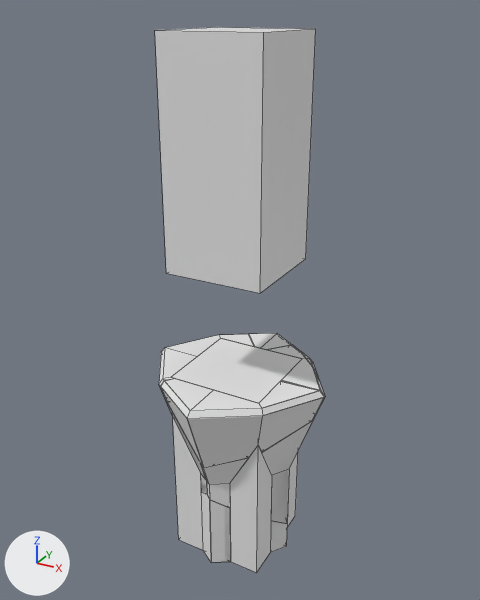
The Blender file Assets/Models/RoomObjects/Terminal/terminal.blend as it was, and as the next commit left it.
The view is the same before and after, from a camera (50 mm lens) standing at (1.66, -2.99, 3.13) and looking at (-0.01, 0.04, 1.62). The lights are fixed; the arrows at lower left show +X, +Y and +Z. The older version comes first. Mesh edges are drawn as thin lines on the coarser meshes. Objects named as collision shapes, trigger or cutter boxes, shadow casters or lower levels of detail are left out.

Names of what the first picture shows: 'Casing', 'Container', 'Energy', 'Struct_cell.003', 'Struct_cell.008', 'Struct_cell.012', 'Struct_cell.015' and 3 more.
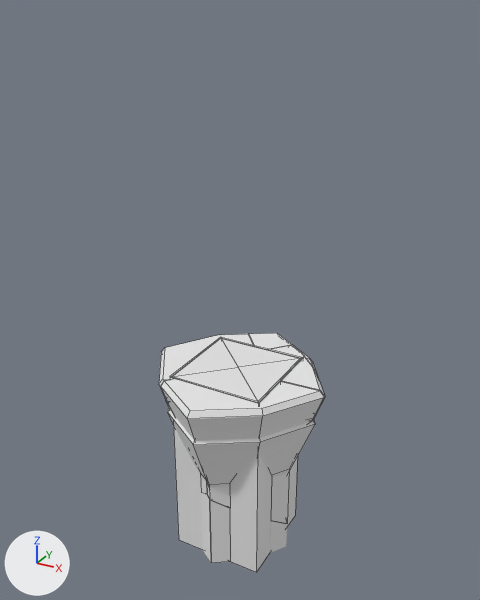
Where the newer file only moved an object's origin or applied its transform, the numbers keep the older frame.

Pixel boxes [x1, y1, x2, y2] of what changed, in the pictures (480 x 600 px):
'Energy', deleted: before [155, 27, 316, 293]
    faces in mat_energywalls (white #e7e7e7): [155, 29, 316, 293]
    faces in mat_energytop (white #e7e7e7): [170, 27, 305, 32]
'Container', reshaped, moved: before [171, 338, 302, 573]; after [173, 338, 300, 572]
'StoreFrame', now drawn: after [170, 337, 303, 404]
'Struct_cell', unchanged, uncovered by the edit: before [159, 385, 166, 400]; after [159, 334, 253, 401]

Edits to the bpy script that builds the scene:
```text
Change me_cube:
    used by ob_container; parent = ob_casing; location = (0.0, 0.0, 0.0)
    verts and faces of me_cube; kept vertices keep their numbers, new ones are numbered from 8
    before: 0 (-0.35, -0.35, 0.0) at pixel (178, 539), 1 (-0.35, -0.35, 2.0) at pixel (170, 377), 2 (-0.35, 0.35, 0.0), 3 (-0.35, 0.35, 2.0) at pixel (220, 338), 4 (0.35, -0.35, 0.0) at pixel (256, 572)
    before: 5 (0.35, -0.35, 2.0) at pixel (258, 403), 6 (0.35, 0.35, 0.0) at pixel (295, 515), 7 (0.35, 0.35, 2.0) at pixel (302, 358)
    remove me_cube.from_pydata(...)  # 8 vertices, 6 faces; spans x -0.35..0.35, y -0.35..0.35, z 0.0..2.0
    add me_cube.from_pydata(...)  # 13 vertices, 8 faces; spans x -0.28..0.28, y -0.28..0.28, z 0.39..1.59
    me_cube part 1
    add delete_vertices([*range(0, 8)])  # with the faces that use them
    add verts[8] = (-0.28, -0.28, 1.59)  # pixel (171, 377)
    add verts[9] = (-0.28, 0.28, 1.59)  # pixel (220, 338)
    add verts[10] = (-0.28, -0.28, 0.39)  # pixel (178, 539)
    add verts[11] = (-0.28, 0.28, 0.39)
    add verts[12] = (-0.28, -0.28, 1.59)  # pixel (171, 376)
    add verts[13] = (-0.28, 0.28, 1.59)  # pixel (220, 337)
    add for new, old in zip([*range(14, 20)], [*range(8, 14)]): verts[new] = verts[old] + (0.56, 0.0, 0.0)
    add verts[20] = (0.0, 0.0, 1.59)  # pixel (238, 367)
    add faces += [(8, 9, 11, 10), (9, 15, 17, 11), (14, 16, 17, 15), (8, 10, 16, 14), (12, 20, 13), (13, 20, 19)]
    add faces += [(18, 19, 20), (12, 18, 20)]
    add me_cube.materials.append(mat_energywalls)  # white #e7e7e7
Change ob_container:
    remove ob_container.parent = ob_casing
    remove ob_container.matrix_parent_inverse = Matrix(((1.0, 0.0, 0.0, 0.0), (0.0, 0.0, 1.0, 0.0), (0.0, -1.0, 0.0, 0.0), (0.0, 0.0, 0.0, 1.0)))
    ob_container.location: (0.0, 0.0, 0.0) -> (0.0, 0.0, -0.387)
Remove ob_energy:
    ob_energy = bpy.data.objects.new('Energy', me_cube_001)
    ob_energy.parent = ob_container
    ob_energy.location = (0.0, 0.0, 0.0103)
```
